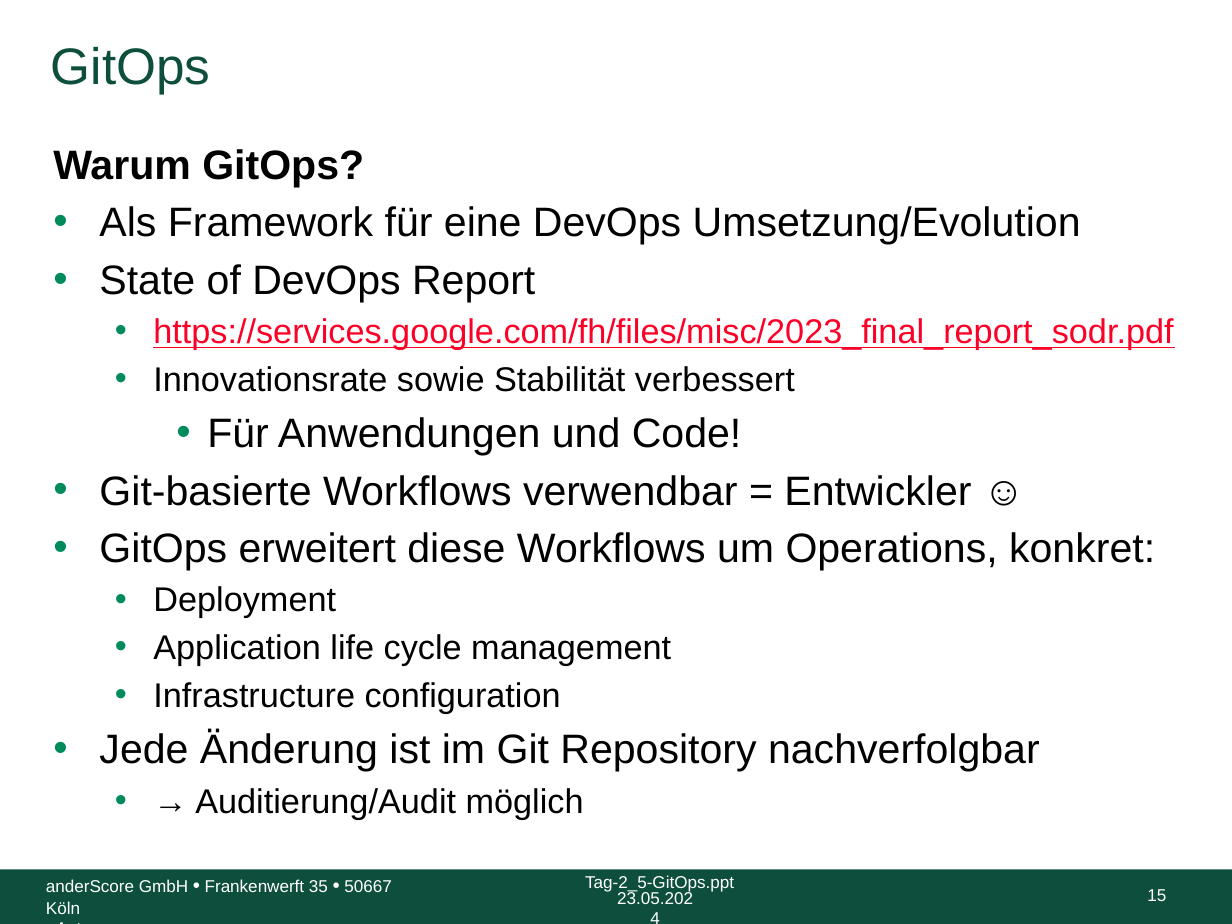
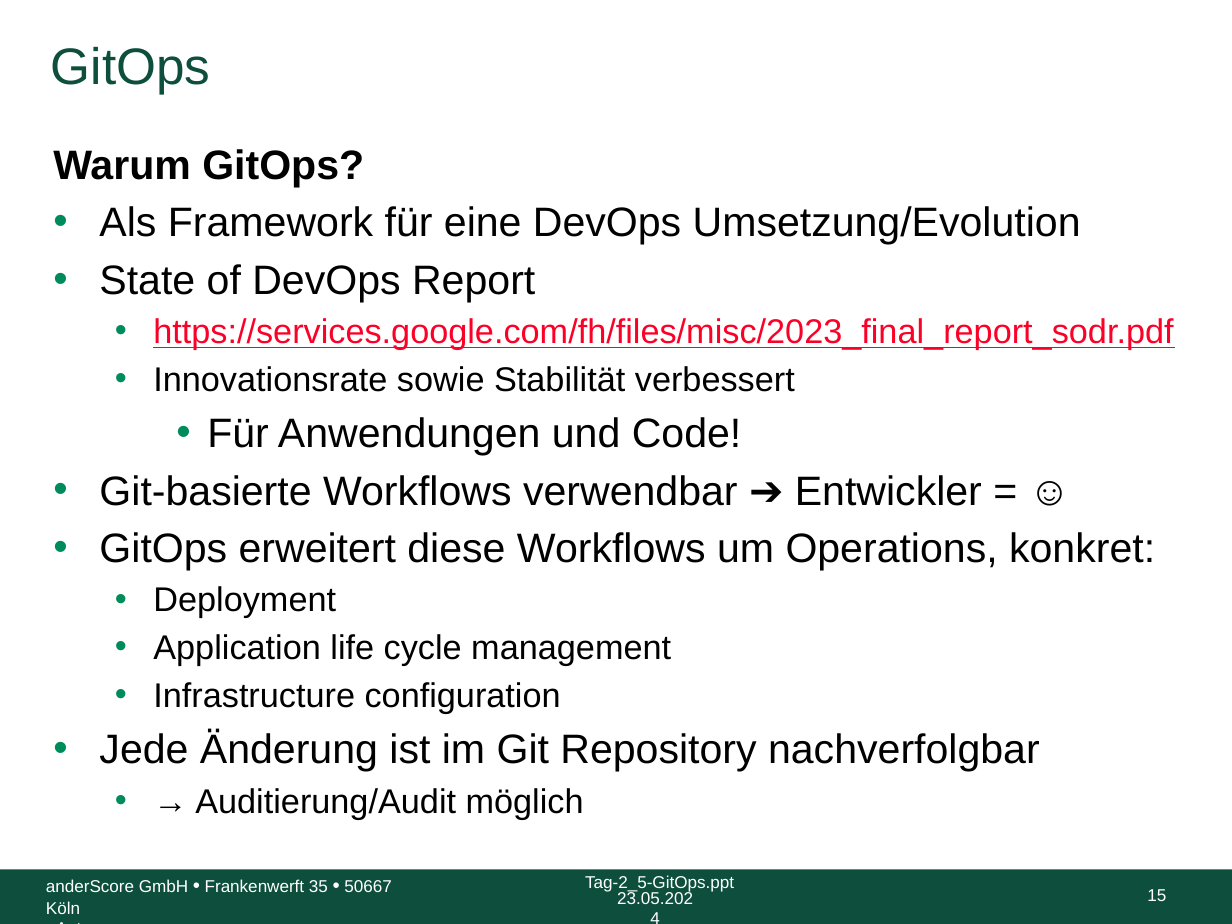
Before and after one commit to anderscore-gmbh/gitlab, a slide deck: slide 15 of slides/Tag-2_5-GitOps.pptx. Drawn at 1232x924 pixels with LibreOffice and Linux fonts; fonts in the diff are those of the drawing; background and template pictures are left out. Boxes give left, top, right and bottom in pixels: in the first picture for what was removed or moved away, otherwise in the second. Text is boxed around its words. In the diff, an @@ line names an element or a change of style, - is before the commit and + after.

```diff
--- a/slides/Tag-2_5-GitOps.pptx
+++ b/slides/Tag-2_5-GitOps.pptx
@@ text at [99,475,982,506]: text changed @@
-• Git-basierte Workflows verwendbar = Entwickler ☺
+• Git-basierte Workflows verwendbar ➔ Entwickler = ☺
```
Also in this commit, not shown: 4 other slides changed, 3 slides added, 1 slide removed, 1 other file.
